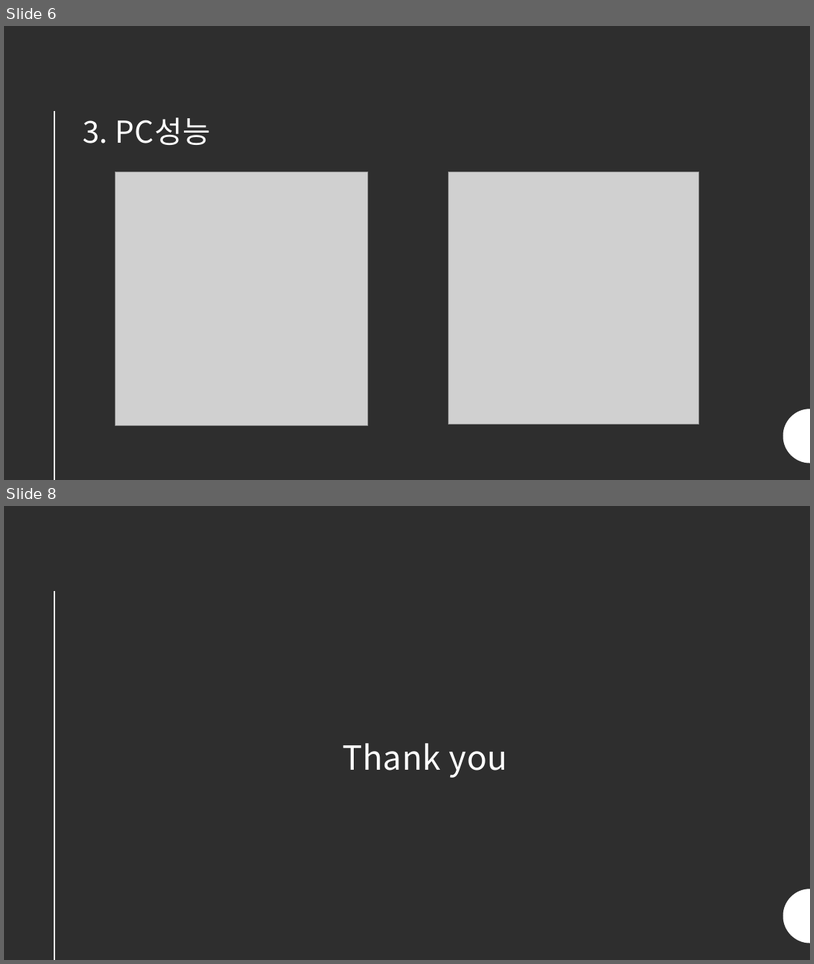
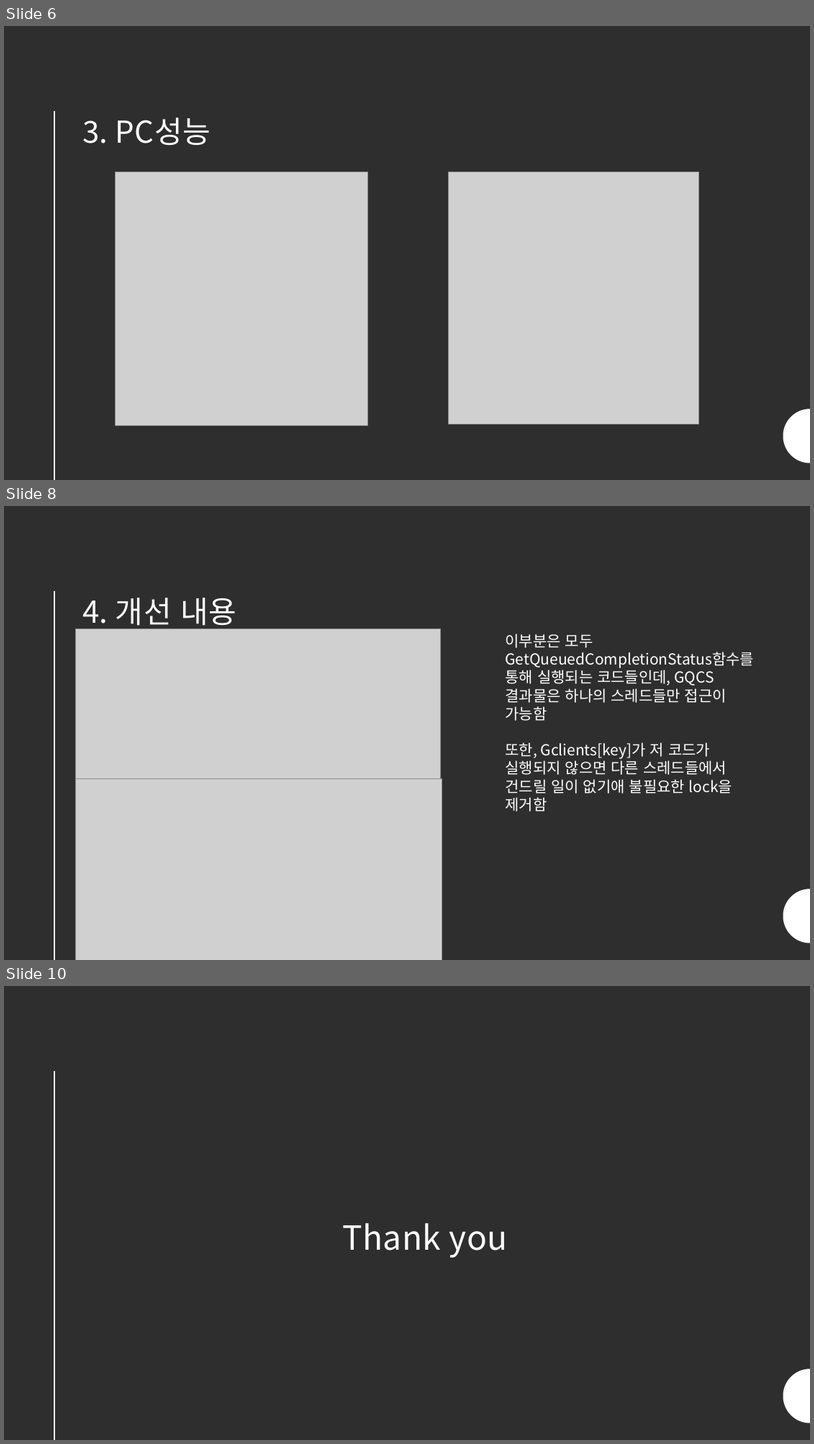
Before and after one commit to SJKIM99/GSP, a slide deck: 게임서버텀프로젝트.pptx. Shown one above the other, each under a label of ours: slides 6 and 8 before the commit, slides 6, 8 and 10 after it; the slides between them are not shown. The pictures are 814x964 and 814x1444 pixels, drawn with LibreOffice and Linux fonts; fonts in the diff are those of the drawing; grey boxes stand for pictures. Boxes give left, top, right and bottom in pixels: in the first picture for what was removed or moved away, otherwise in the second. Text is boxed around its words. In the diff, an @@ line names an element or a change of style, - is before the commit and + after.

Commit message:
플레이어스폰 워커스레드로 이동

```diff
--- a/게임서버텀프로젝트.pptx
+++ b/게임서버텀프로젝트.pptx
@@ slide 8 added at (4,506,810,960), background #2F2F2F; not listed: 2 template elements that a slide beside it also shows @@
@@ title added at (82,597,237,630), 36 pt, text #FFFFFF @@
+4. 개선 내용
@@ picture added at (75,629,441,779) @@
@@ text added at (506,633,755,811), 18 pt, text #FFFFFF @@
+이부분은 모두 GetQueuedCompletionStatus함수를 통해 실행되는 코드들인데, GQCS 결과물은 하나의 스레드들만 접근이 가능함
+또한, Gclients[key]가 저 코드가 실행되지 않으면 다른 스레드들에서 건드릴 일이 없기애 불필요한 lock을 제거함
@@ picture added at (75,778,442,960) @@
@@ what was slide 8 is now slide 10 @@
```
Also in this commit, not shown: 3 slides changed, 1 other slide added, 3 other files.
